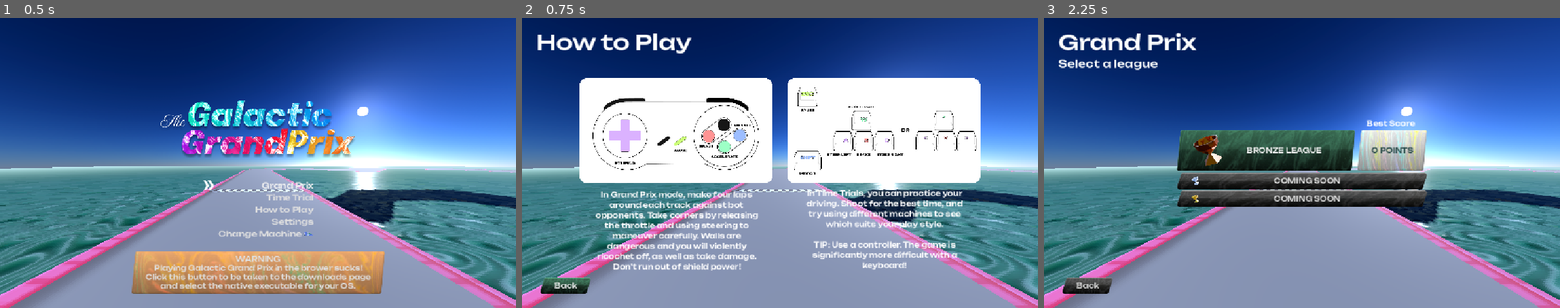
Above: before the commit, frames 1-3 (left to right).
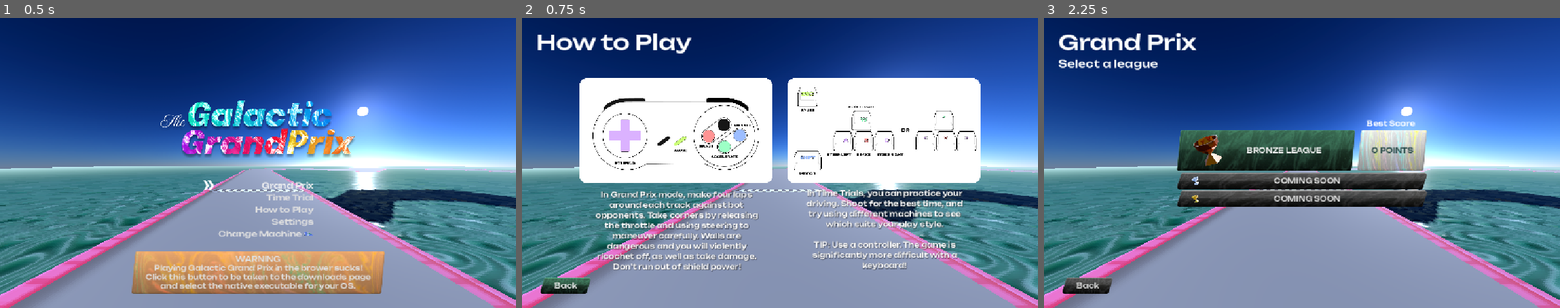
Above: after the commit, the same moments.

Repository: dozer8383/galactic-grand-prix
Game: Godot game, scene res://mainmenu.tscn
The game is run twice, just before and just after one commit, with the same random seed, the same clock (stepped at 60 frames per second) and the same inputs. A sky picture missing from this copy of the repository is replaced by a grey-blue gradient.
Inputs:
- Up to frame 1 (0.5 s): no input
- Up to frame 2 (0.75 s): click "How to Play" at 0.5 s
- Up to frame 3 (2.25 s): click "Back" at 1.25 s; click "Grand Prix" at 2 s

Frame 1 is identical in both runs. In frame 2, 3.1% of the frame differs, in the area x 14-86%, y 59-88%; in frame 3, nothing differs.

Commit message:
Quick text shadow tweak

Diff:
--- a/controls.tscn
+++ b/controls.tscn
@@ -8,7 +8,7 @@
 [ext_resource type="Theme" uid="uid://v32jg1x66ioj" path="res://trackselect.tres" id="5_hkas0"]
 [ext_resource type="Script" uid="uid://cuuy0ne8lyyix" path="res://back_button.gd" id="6_cf7nr"]
 [ext_resource type="Texture2D" uid="uid://cqbphcmifgeqs" path="res://graphics/keyboard-controls.png" id="7_hkas0"]
-[ext_resource type="LabelSettings" uid="uid://dipk8jb5iw8h7" path="res://normal.tres" id="8_cf7nr"]
+[ext_resource type="LabelSettings" uid="uid://n6weqjhxi17d" path="res://normal-shadow.tres" id="8_hkas0"]
 
 [sub_resource type="StyleBoxEmpty" id="StyleBoxEmpty_n3dh0"]
 
@@ -108,7 +108,7 @@
 grow_horizontal = 2
 grow_vertical = 2
 text = "In Grand Prix mode, make four laps around each track against bot opponents. Take corners by releasing the throttle and using steering to maneuver carefully. Walls are dangerous and you will violently ricochet off, as well as take damage. Don't run out of shield power!"
-label_settings = ExtResource("8_cf7nr")
+label_settings = ExtResource("8_hkas0")
 horizontal_alignment = 1
 autowrap_mode = 3
 
@@ -128,7 +128,7 @@
 text = "In Time Trials, you can practice your driving. Shoot for the best time, and try using different machines to see which suits your play style.
 
 TIP: Use a controller. The game is significantly more difficult with a keyboard!"
-label_settings = ExtResource("8_cf7nr")
+label_settings = ExtResource("8_hkas0")
 horizontal_alignment = 1
 autowrap_mode = 3
 
--- /dev/null
+++ b/normal-shadow.tres
@@ -0,0 +1,8 @@
+[gd_resource type="LabelSettings" format=3 uid="uid://n6weqjhxi17d"]
+
+[ext_resource type="FontFile" uid="uid://dqae8nltbsopi" path="res://graphics/Unbounded-Medium.ttf" id="1_yoq1q"]
+
+[resource]
+font = ExtResource("1_yoq1q")
+shadow_size = 4
+shadow_color = Color(0, 0, 0, 0.36078432)
